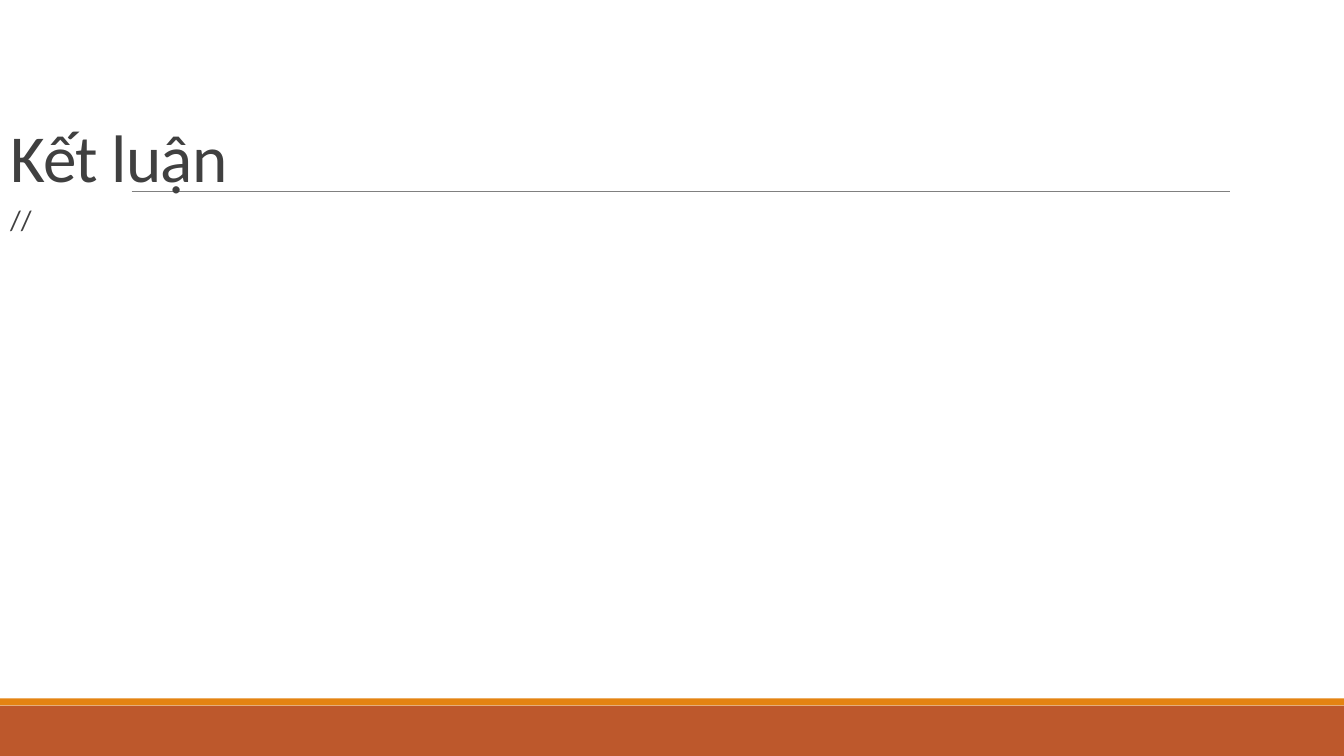
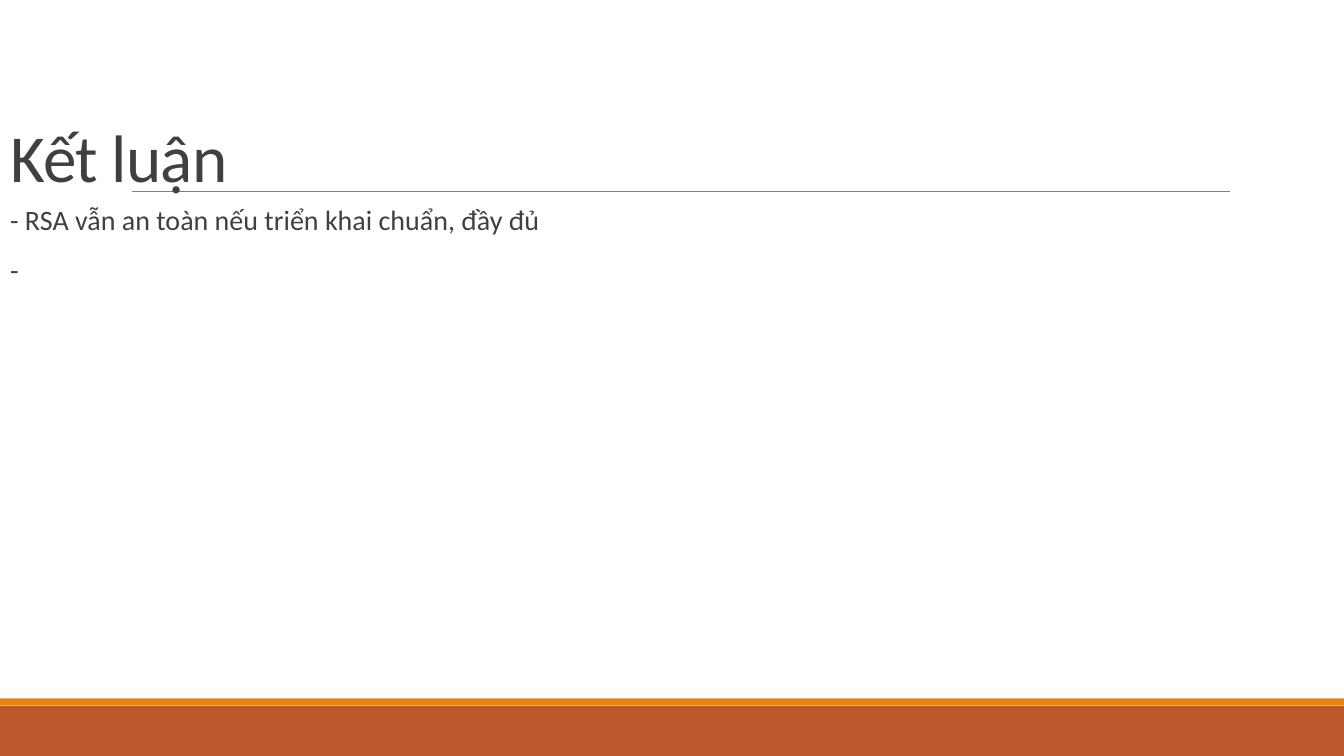
Before and after one commit to ken3k06/RSA-Based-Cryptography, a slide deck: slide 16 of Cryptanalysis on Asymmetric Ciphers — RSA & RSA.pptx (slide 13 before the commit). Drawn at 1344x756 pixels with LibreOffice and Linux fonts; fonts in the diff are those of the drawing. Boxes give left, top, right and bottom in pixels: in the first picture for what was removed or moved away, otherwise in the second. Text is boxed around its words. In the diff, an @@ line names an element or a change of style, - is before the commit and + after.

```diff
--- a/Cryptanalysis on Asymmetric Ciphers — RSA & RSA.pptx
+++ b/Cryptanalysis on Asymmetric Ciphers — RSA & RSA.pptx
@@ text at bbox=[25, 207, 539, 235]: text changed @@
-  //
+  - RSA vẫn an toàn nếu triển khai chuẩn, đầy đủ
+  -
```
Also in this commit, not shown: 2 other slides changed, 3 slides added, 28 other files.
